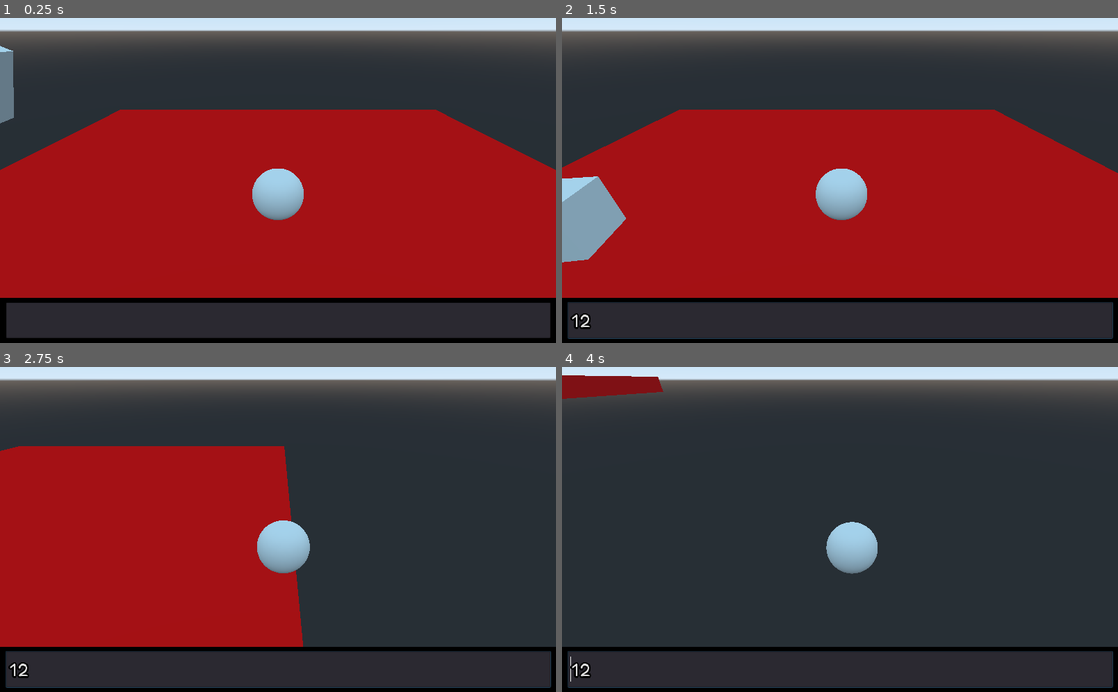
Above: before the commit, frames 1-4 (two rows, left to right).
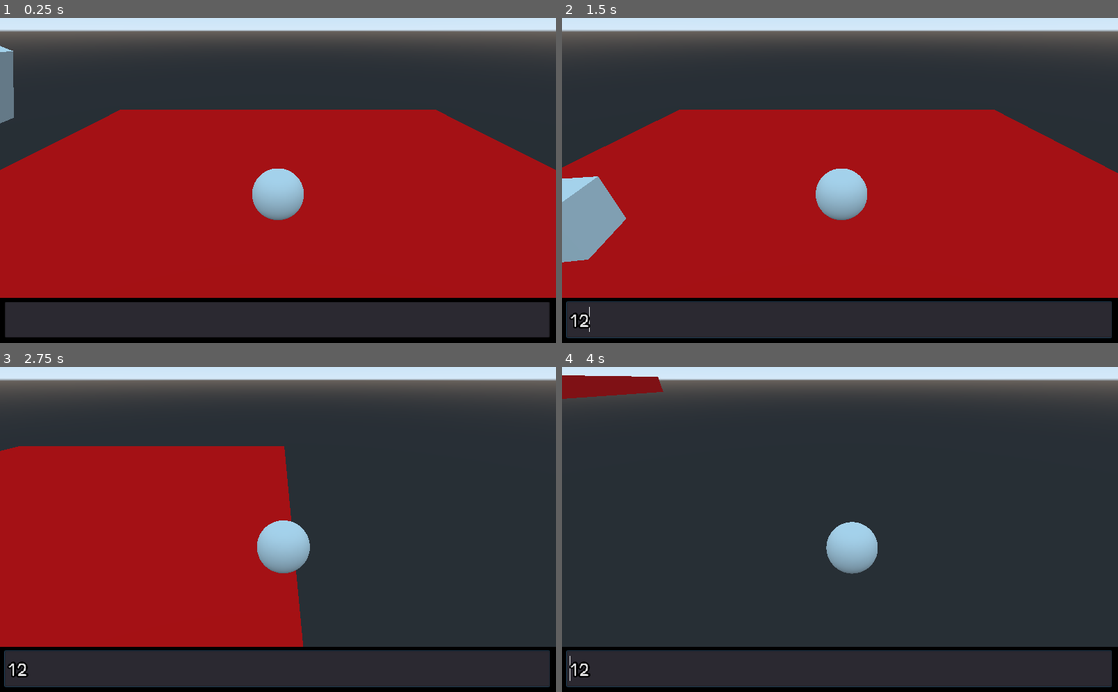
Above: after the commit, the same moments.

Repository: toimisto/rollballgenesis
Game: Godot game, scene res://Main.tscn
Same seed, same stepped clock (60 frames per second), same inputs: the game is played once before the commit and once after it.
Inputs (mouse positions are in pixels of both pictures, inside the frame that each line leads up to):
- Up to frame 1 (0.25 s): no input
- Up to frame 2 (1.5 s): click (840, 320) at 0.52 s; type "12" at 0.6 s; hold Right (ui_right) from 1.28 s (still down)
- Up to frame 3 (2.75 s): release Right (ui_right) at 2.03 s; hold Down (ui_down) from 2.03 s (still down)
- Up to frame 4 (4 s): release Down (ui_down) at 2.78 s; hold Right (ui_right) 2.78-3.53 s; hold Up (ui_up) from 3.53 s (still down)

The runs differ from the first frame. In frame 1, 0.5% of the frame differs, in the area x 0-99%, y 87-99%; in frame 2, 0.8%; in frame 3, 0.8%; in frame 4, 0.8%, in the area x 0-100%, y 87-99%.

Commit message:
Fix textbox position

Diff:
--- a/Control.tscn
+++ b/Control.tscn
@@ -13,10 +13,9 @@
 script = ExtResource( 1 )
 
 [node name="ConsoleBg" type="ColorRect" parent="."]
-margin_left = -2.0
-margin_top = 516.0
-margin_right = 1022.0
-margin_bottom = 599.0
+margin_top = 517.0
+margin_right = 1024.0
+margin_bottom = 600.0
 color = Color( 0, 0, 0, 1 )
 
 [node name="Output" type="RichTextLabel" parent="."]
--- a/Main.tscn
+++ b/Main.tscn
@@ -8,4 +8,11 @@
 [node name="Level" parent="." instance=ExtResource( 1 )]
 
 [node name="Control" parent="." instance=ExtResource( 2 )]
+anchor_left = 0.5
+anchor_top = 1.0
+anchor_right = 0.5
+margin_left = -512.0
+margin_top = -600.0
+margin_right = 512.0
+margin_bottom = 0.0
 [connection signal="killshinji" from="Control" to="Level" method="_on_Control_killshinji"]
